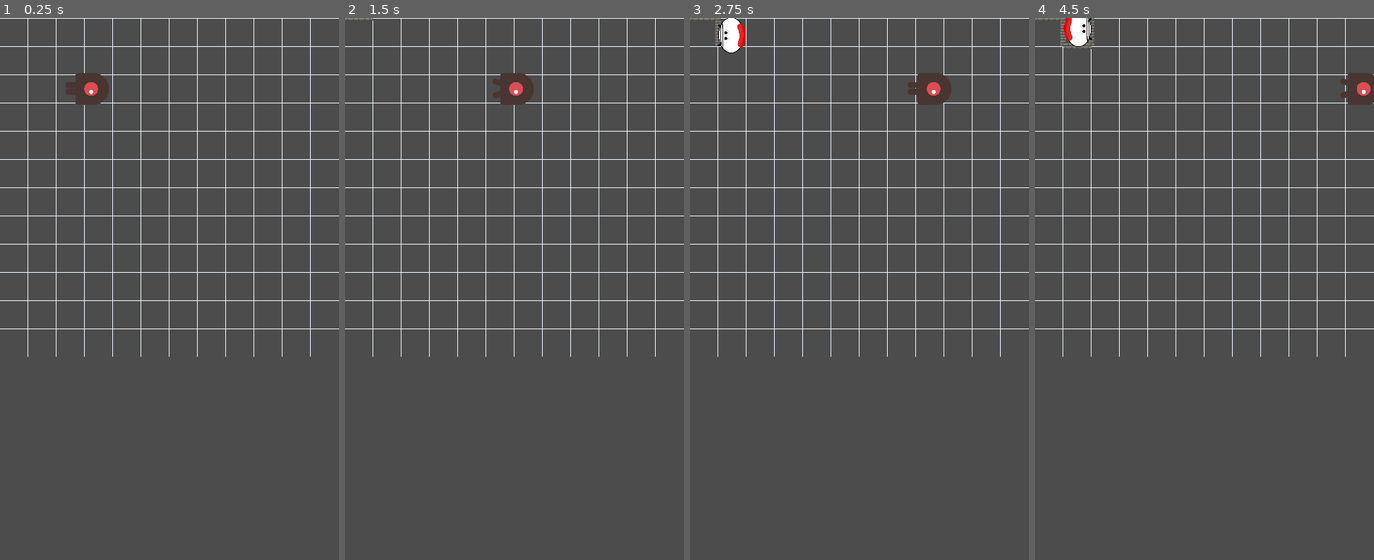
Above: before the commit, frames 1-4 (left to right).
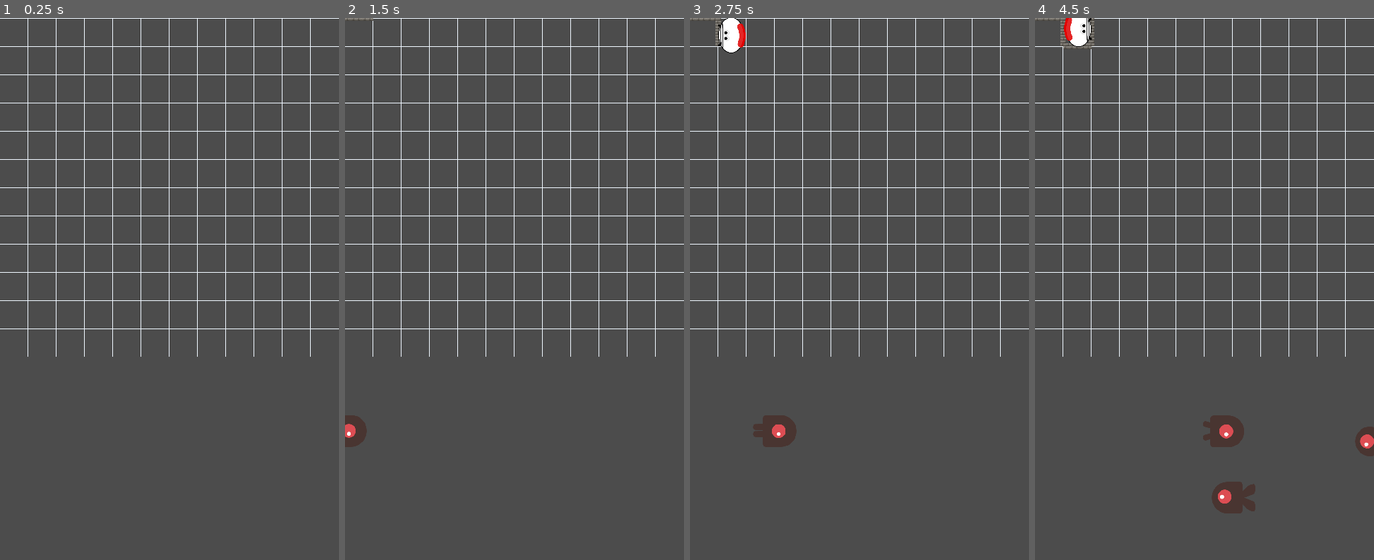
Above: after the commit, the same moments.

Repository: gameraccoon/ludum-dare-54
Game: Godot game, scene res://scenes/test_walls.tscn
Same seed, same stepped clock (60 frames per second), same inputs: the game is played once before the commit and once after it.
Inputs:
- Up to frame 1 (0.25 s): no input
- Up to frame 2 (1.5 s): tap Enter (start_game) at 0.5, 0.6, 1.35 s; hold Right 0.53-1.28 s; hold Down from 1.28 s (still down)
- Up to frame 3 (2.75 s): release Down at 2.03 s; hold Right from 2.03 s (still down); tap Enter (start_game) at 2.1 s
- Up to frame 4 (4.5 s): release Right at 2.78 s; hold Up 2.78-3.53 s; tap Enter (start_game) at 2.85, 3.6, 4.35 s; hold Left from 3.53 s (still down)

The runs differ from the first frame. In frame 1, 0.6% of the frame differs, in the area x 19-33%, y 10-17%; in frame 2, 0.9%; in frame 3, 1.2%; in frame 4, 1.9%, in the area x 49-100%, y 10-92%.

Commit message:
Spawn more enemies on the test level

Diff:
--- a/scenes/test_walls.tscn
+++ b/scenes/test_walls.tscn
@@ -1,8 +1,18 @@
-[gd_scene load_steps=4 format=2]
+[gd_scene load_steps=6 format=2]
 
 [ext_resource path="res://scripts/WallsField.gd" type="Script" id=1]
 [ext_resource path="res://Player.tscn" type="PackedScene" id=2]
 [ext_resource path="res://Enemy1.tscn" type="PackedScene" id=3]
+
+[sub_resource type="Curve2D" id=1]
+_data = {
+"points": PoolVector2Array( 0, 0, 0, 0, 1, -5, 0, 0, 0, 0, -1, 765 )
+}
+
+[sub_resource type="Curve2D" id=2]
+_data = {
+"points": PoolVector2Array( 0, 0, 0, 0, 479, 765, 0, 0, 0, 0, 481, -4 )
+}
 
 [node name="Node2D" type="Node2D"]
 script = ExtResource( 1 )
@@ -12,3 +22,24 @@
 position = Vector2( 623, 440 )
 
 [node name="Enemies" type="Node2D" parent="."]
+
+[node name="Timer" type="Timer" parent="."]
+wait_time = 1.5
+
+[node name="SpawnBorders" type="Node2D" parent="."]
+
+[node name="MobPath1" type="Path2D" parent="SpawnBorders"]
+curve = SubResource( 1 )
+
+[node name="MobSpawnLocation1" type="PathFollow2D" parent="SpawnBorders/MobPath1"]
+position = Vector2( 1, -5 )
+rotation = 1.57339
+
+[node name="MobPath2" type="Path2D" parent="SpawnBorders"]
+curve = SubResource( 2 )
+
+[node name="MobSpawnLocation2" type="PathFollow2D" parent="SpawnBorders/MobPath2"]
+position = Vector2( 479, 765 )
+rotation = -1.5682
+
+[connection signal="timeout" from="Timer" to="." method="_on_Timer_timeout"]
--- a/scripts/WallsField.gd
+++ b/scripts/WallsField.gd
@@ -37,10 +37,7 @@
 
 func _ready():
 	walls_points.append(start_point)
-	var mob = mob_scene.instance()
-	mob.position = Vector2(100, 100)
-	mob.linear_velocity = Vector2(100, 0)
-	$Enemies.add_child(mob)
+	$Timer.start()
 
 func _input(event):
 	if event is InputEventKey and not event.is_pressed() and KeyCodesToDirection.has(event.get_scancode()):
@@ -98,3 +95,34 @@
 		draw_line(Vector2(0, i * Consts.WallLength), Vector2(GRID_SIZE * Consts.WallLength, i * Consts.WallLength), Color.aliceblue, 0.5)
 	for i in range(GRID_SIZE):
 		draw_line(Vector2(i * Consts.WallLength, 0), Vector2(i * Consts.WallLength, GRID_SIZE * Consts.WallLength), Color.aliceblue, 0.5)
+
+
+
+func _on_Timer_timeout():
+	# Create a new instance of the Mob scene.
+	var mob = mob_scene.instance()
+
+	# Choose a random location on Path2D.
+	var mob_spawn_location1 = get_node("SpawnBorders/MobPath1/MobSpawnLocation1")
+	var mob_spawn_location2 = get_node("SpawnBorders/MobPath2/MobSpawnLocation2")
+
+	var mob_spawn_location = mob_spawn_location1 if randi() % 2 == 0 else mob_spawn_location2
+
+	mob_spawn_location.offset = randi()
+
+	# Set the mob's direction perpendicular to the path direction.
+	var direction = mob_spawn_location.rotation - PI / 2
+
+	# Set the mob's position to a random location.
+	mob.position = mob_spawn_location.position
+
+	# Add some randomness to the direction.
+	#direction += rand_range(-PI / 4, PI / 4)
+	mob.rotation = direction
+
+	# Choose the velocity for the mob.
+	var velocity = Vector2(rand_range(100.0, 150.0), 0.0)
+	mob.linear_velocity = velocity.rotated(direction)
+
+	# Spawn the mob by adding it to the Main scene.
+	$Enemies.add_child(mob)
